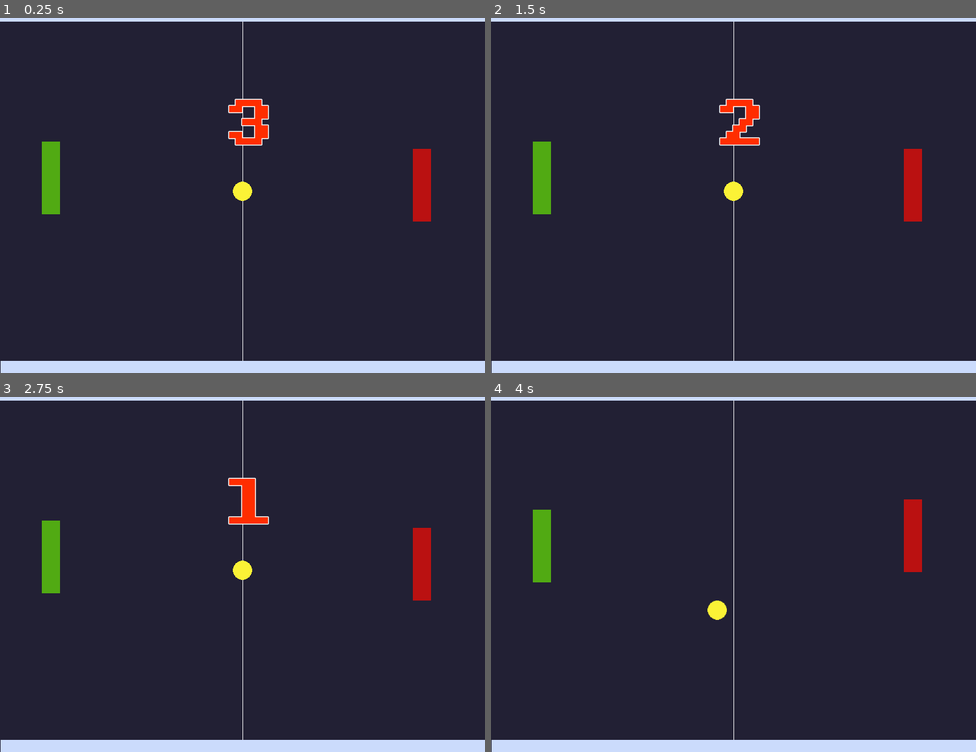
Above: before the commit, frames 1-4 (two rows, left to right).
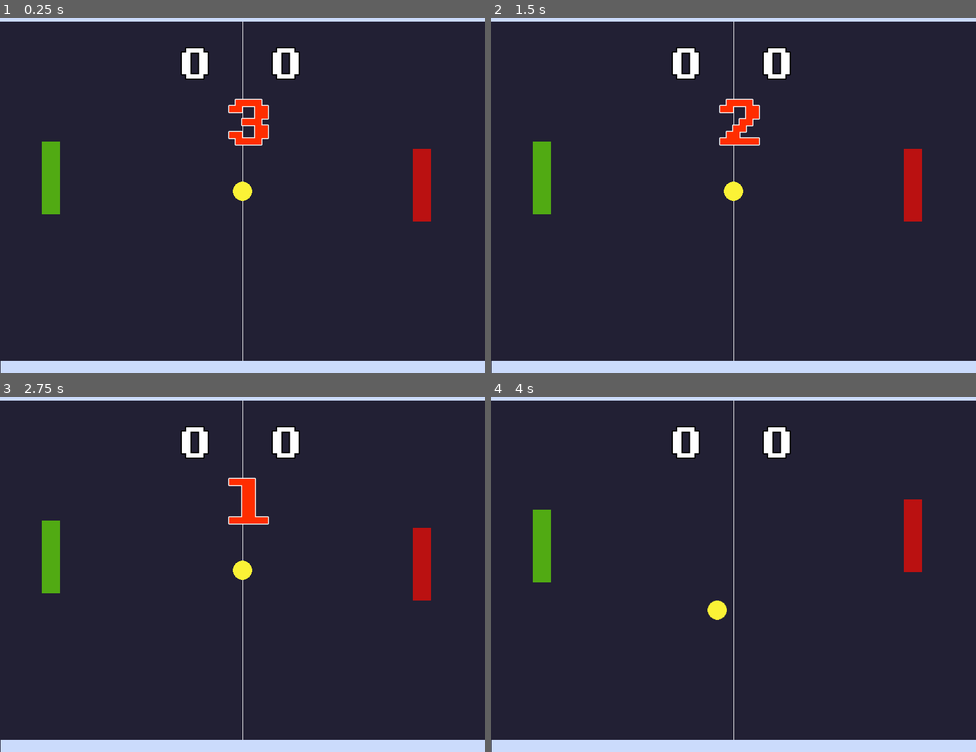
Above: after the commit, the same moments.

Repository: mjcampos/Pong
Game: Godot game, scene res://scenes/game/game.tscn
The game is run twice, just before and just after one commit, with the same random seed, the same clock (stepped at 60 frames per second) and the same inputs.
Inputs:
- Up to frame 1 (0.25 s): no input
- Up to frame 2 (1.5 s): tap Enter at 0.5 s; hold Up (ui_up) 0.53-1.28 s; tap Space at 1.25 s; hold Down (ui_down) from 1.28 s (still down)
- Up to frame 3 (2.75 s): release Down (ui_down) at 2.03 s; hold Up (ui_up) from 2.03 s (still down)
- Up to frame 4 (4 s): tap Enter at 2.75 s; release Up (ui_up) at 3.53 s; hold Down (ui_down) from 3.53 s (still down)

The runs differ from the first frame. In frame 1, 0.8% of the frame differs, in the area x 37-62%, y 8-18%; in frame 2, 0.8%; in frame 3, 0.8%; in frame 4, 0.8%.

Commit message:
Setup scoreboard

Diff:
--- a/project.godot
+++ b/project.godot
@@ -17,8 +17,9 @@
 
 [autoload]
 
+SignalManager="*res://singletons/signal_manager.gd"
 GameManager="*res://singletons/game_manager.gd"
-SignalManager="*res://singletons/signal_manager.gd"
+ScoreManager="*res://singletons/score_manager.gd"
 
 [display]
 
@@ -50,6 +51,7 @@
 2d_physics/layer_1="wall"
 2d_physics/layer_2="ball"
 2d_physics/layer_3="goal"
+2d_physics/layer_4="paddle"
 
 [rendering]
 
--- a/scenes/ball/ball.tscn
+++ b/scenes/ball/ball.tscn
@@ -8,6 +8,7 @@
 
 [node name="Ball" type="CharacterBody2D"]
 collision_layer = 2
+collision_mask = 13
 script = ExtResource("1_77nr3")
 
 [node name="Sprite2D" type="Sprite2D" parent="."]
--- a/scenes/enemy/enemy.tscn
+++ b/scenes/enemy/enemy.tscn
@@ -7,6 +7,7 @@
 size = Vector2(30, 120)
 
 [node name="Enemy" type="CharacterBody2D"]
+collision_layer = 8
 script = ExtResource("1_vp35m")
 
 [node name="Sprite2D" type="Sprite2D" parent="."]
--- a/scenes/game/game.gd
+++ b/scenes/game/game.gd
@@ -2,10 +2,16 @@
 
 @onready var timer: Timer = $Timer
 @onready var number: Label = $CanvasLayer/Number
+@onready var player_score_label: Label = $CanvasLayer/PlayerScore
+@onready var enemy_score_label: Label = $CanvasLayer/EnemyScore
 
 var countdown: int = 3
 
 func _ready():
+	SignalManager.on_scoreboard_update.connect(update_scoreboard)
+
+	update_scoreboard()
+
 	number.text = str(countdown)
 	number.visible = true
 	timer.start()
@@ -19,3 +25,7 @@
 	else:
 		number.visible = false
 		SignalManager.on_countdown_complete.emit()
+
+func update_scoreboard():
+	player_score_label.text = str(ScoreManager.player_score)
+	enemy_score_label.text = str(ScoreManager.enemy_score)
--- a/scenes/game/game.tscn
+++ b/scenes/game/game.tscn
@@ -14,6 +14,12 @@
 font_size = 96
 font_color = Color(1, 0.176471, 0, 1)
 outline_size = 6
+
+[sub_resource type="LabelSettings" id="LabelSettings_bycnt"]
+font = ExtResource("7_p4qm4")
+font_size = 64
+outline_size = 8
+outline_color = Color(0, 0, 0, 1)
 
 [node name="Game" type="Node2D"]
 script = ExtResource("1_i4xgb")
@@ -54,6 +60,24 @@
 horizontal_alignment = 1
 vertical_alignment = 1
 
+[node name="PlayerScore" type="Label" parent="CanvasLayer"]
+offset_left = 300.0
+offset_top = 50.0
+offset_right = 350.0
+offset_bottom = 129.0
+label_settings = SubResource("LabelSettings_bycnt")
+horizontal_alignment = 1
+vertical_alignment = 1
+
+[node name="EnemyScore" type="Label" parent="CanvasLayer"]
+offset_left = 450.0
+offset_top = 50.0
+offset_right = 500.0
+offset_bottom = 129.0
+label_settings = SubResource("LabelSettings_bycnt")
+horizontal_alignment = 1
+vertical_alignment = 1
+
 [node name="Goals" type="Node2D" parent="."]
 
 [node name="Goal" parent="Goals" instance=ExtResource("8_im0te")]
--- a/scenes/goal/goal.gd
+++ b/scenes/goal/goal.gd
@@ -1,22 +1,7 @@
 extends Area2D
 
-enum GoalType {
-	PLAYER,
-	ENEMY
-}
 
-@export var goal_type: GoalType = GoalType.PLAYER
-
-# Called when the node enters the scene tree for the first time.
-func _ready():
-	pass # Replace with function body.
-
-
-# Called every frame. 'delta' is the elapsed time since the previous frame.
-func _process(delta):
-	pass
-
+@export var goal_type = GameManager.GoalType.PLAYER
 
 func _on_body_entered(body):
-	print(body)
-	print(goal_type)
+	SignalManager.on_score_update.emit(goal_type)
--- a/scenes/player/player.tscn
+++ b/scenes/player/player.tscn
@@ -7,6 +7,7 @@
 size = Vector2(30, 120)
 
 [node name="Player" type="CharacterBody2D"]
+collision_layer = 8
 script = ExtResource("1_aow3t")
 
 [node name="Sprite2D" type="Sprite2D" parent="."]
--- a/singletons/game_manager.gd
+++ b/singletons/game_manager.gd
@@ -1,4 +1,10 @@
 extends Node
+
+
+enum GoalType {
+	PLAYER,
+	ENEMY
+}
 
 var ball_location: Vector2
 var game_started: bool = false
--- /dev/null
+++ b/singletons/score_manager.gd
@@ -0,0 +1,16 @@
+extends Node
+
+var player_score: int = 0
+var enemy_score: int = 0
+
+func _ready():
+	SignalManager.on_score_update.connect(update_score)
+
+func update_score(goaltype: GameManager.GoalType):
+	match goaltype:
+		GameManager.GoalType.PLAYER:
+			enemy_score += 1
+		GameManager.GoalType.ENEMY:
+			player_score += 1
+
+	SignalManager.on_scoreboard_update.emit()
--- a/singletons/signal_manager.gd
+++ b/singletons/signal_manager.gd
@@ -1,3 +1,5 @@
 extends Node
 
 signal on_countdown_complete
+signal on_score_update
+signal on_scoreboard_update
Not shown: 1 places in scenes/game/game.tscn that only renumber resources
